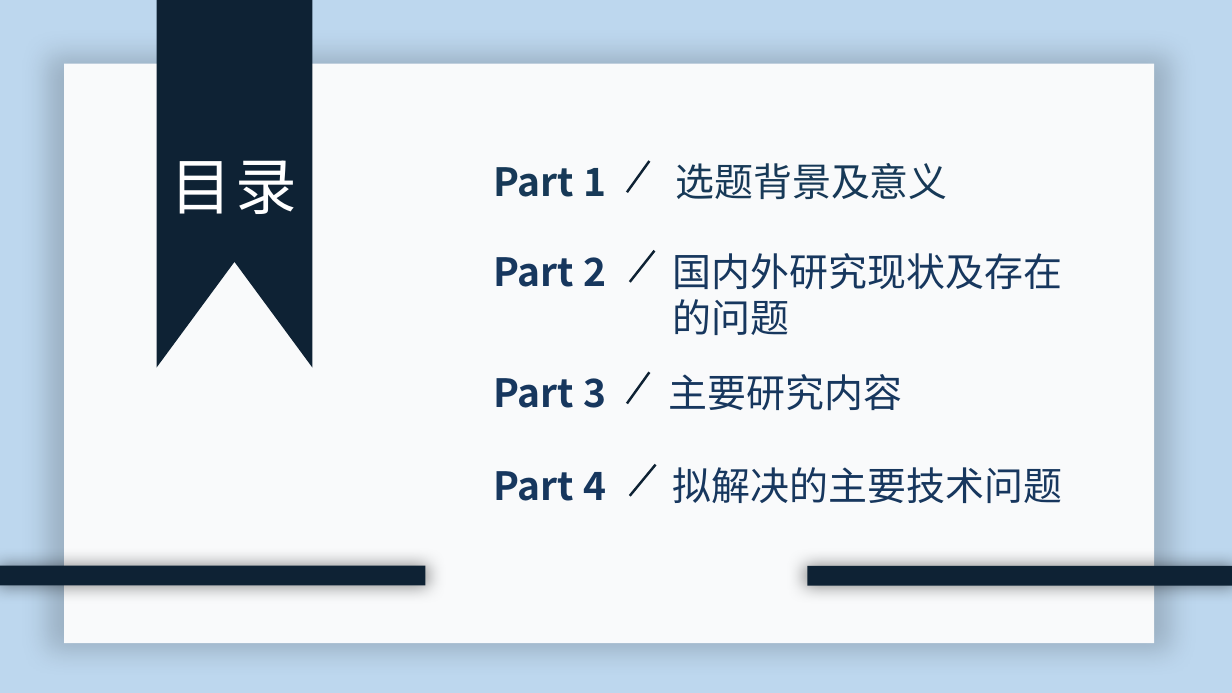
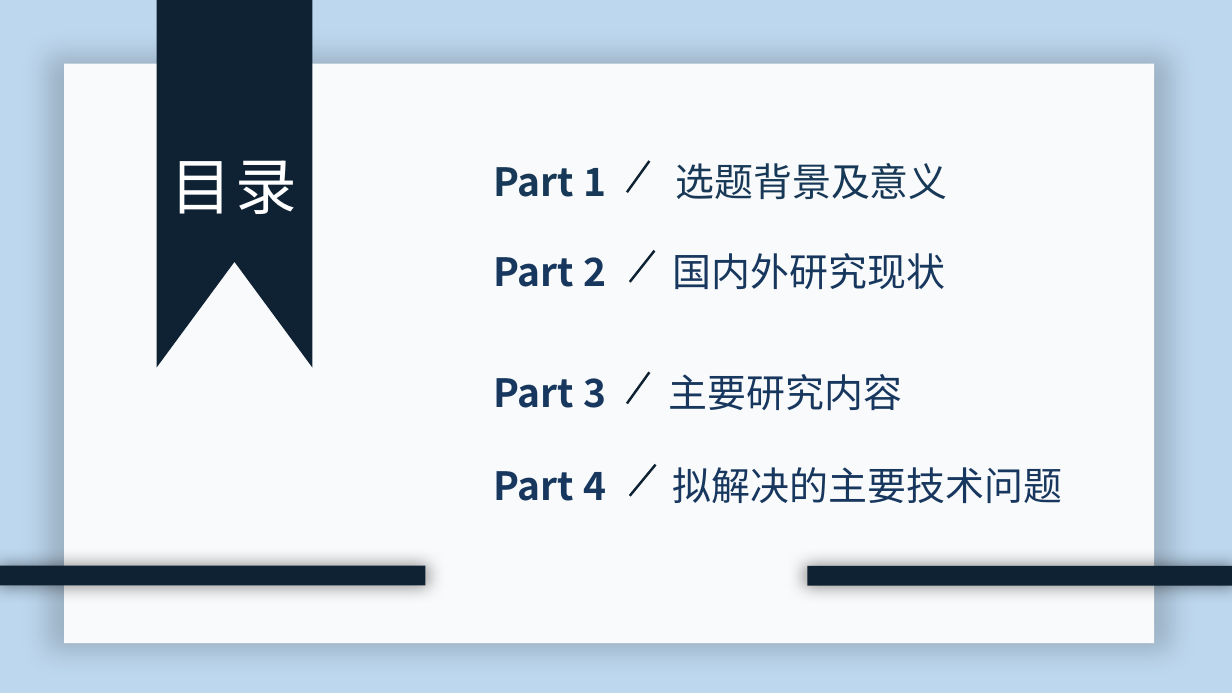
Before and after one commit to li-lyapunov/kait, a slide deck: slide 2 of ORPPT.pptx. Drawn at 1232x693 pixels with LibreOffice and Linux fonts; fonts in the diff are those of the drawing. Boxes give left, top, right and bottom in pixels: in the first picture for what was removed or moved away, otherwise in the second. Text is boxed around its words. In the diff, an @@ line names an element or a change of style, - is before the commit and + after.

```diff
--- a/ORPPT.pptx
+++ b/ORPPT.pptx
@@ text at <box>673,253,946,290</box>: text changed @@
-国内外研究现状及存在的问题
+国内外研究现状
```
Also in this commit, not shown: 4 other slides changed, 5 slides added, 5 slides removed, 1 other file.
